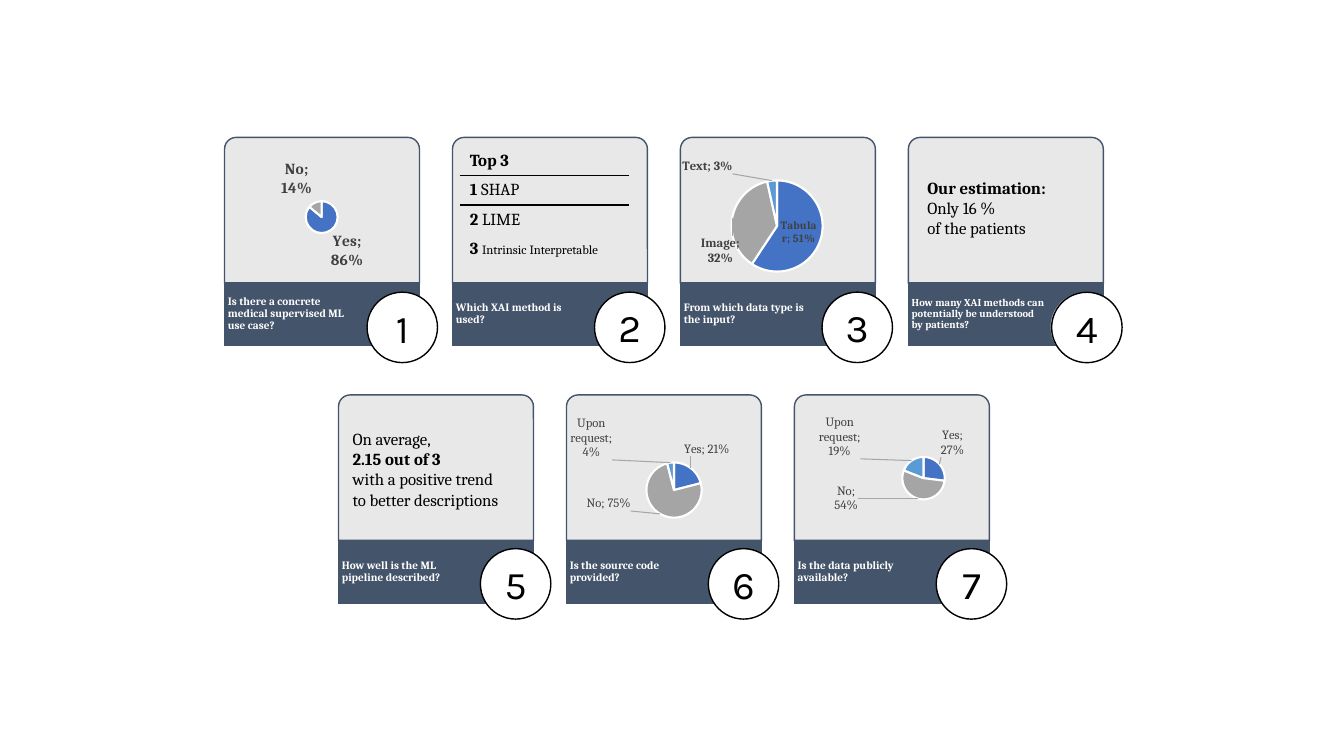
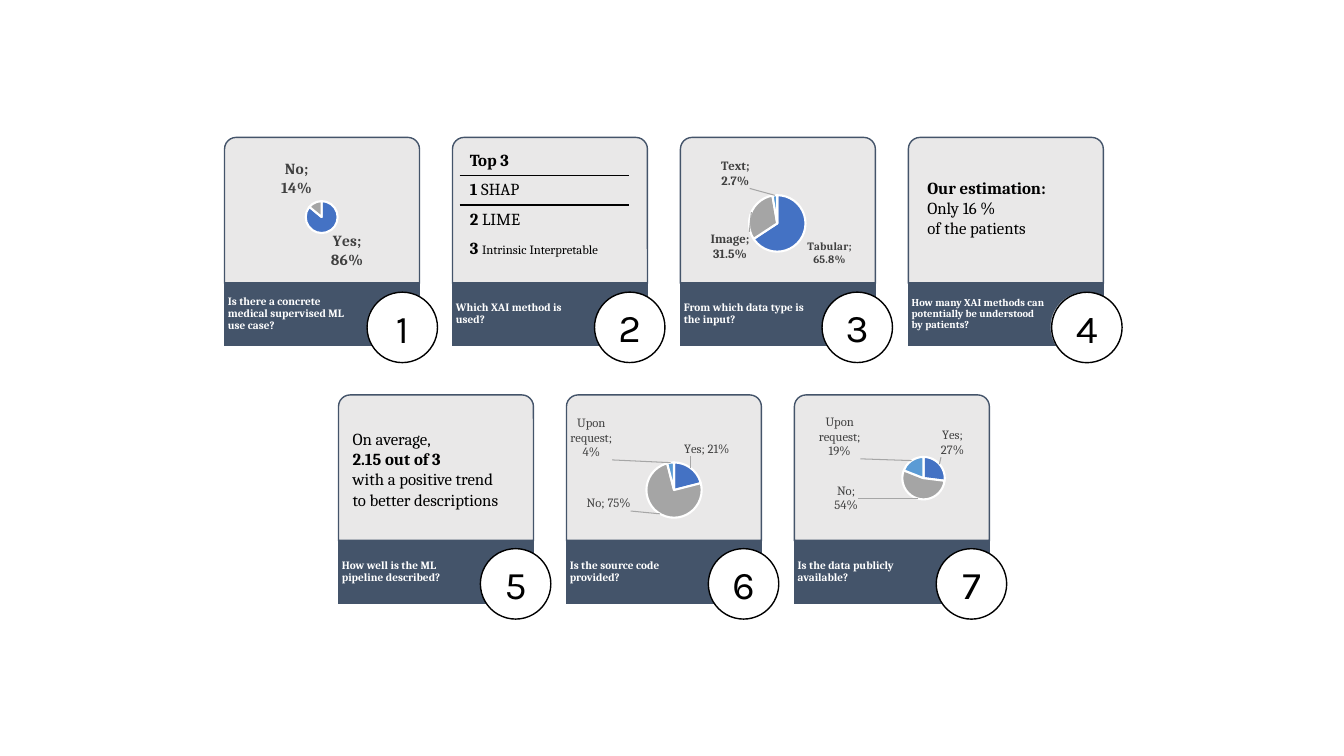
Before and after one commit to joa24jm/literature_review, a slide deck: slide 1 of plots/results_in_a_nutshell.pptx. Drawn at 1344x756 pixels with LibreOffice and Linux fonts; fonts in the diff are those of the drawing; grey boxes stand for pictures. Boxes give left, top, right and bottom in pixels: in the first picture for what was removed or moved away, otherwise in the second. Text is boxed around its words. In the diff, an @@ line names an element or a change of style, - is before the commit and + after.

Commit message:
Update typo in tabular data (51 to 66 %)

```diff
--- a/plots/results_in_a_nutshell.pptx
+++ b/plots/results_in_a_nutshell.pptx
@@ pie chart at (622, 146, 929, 295) @@
@@ Series 1, Tabular: 0.51 to 0.658 @@
@@ Series 1, Image: 0.32 to 0.315 @@
@@ Series 1, Text: 0.03 to 0.027 @@
@@ data labels of Series 1 changed @@
+Series 2: 315, 151, 13, 0
```
Also in this commit, not shown: 1 other file.
